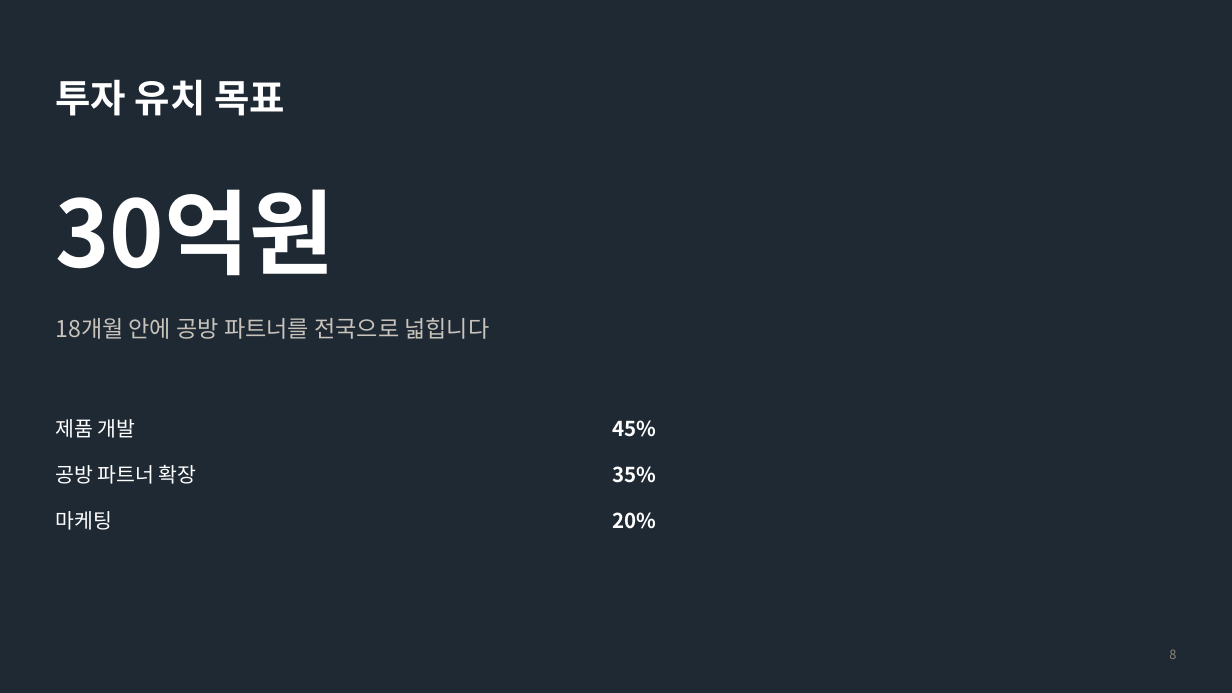
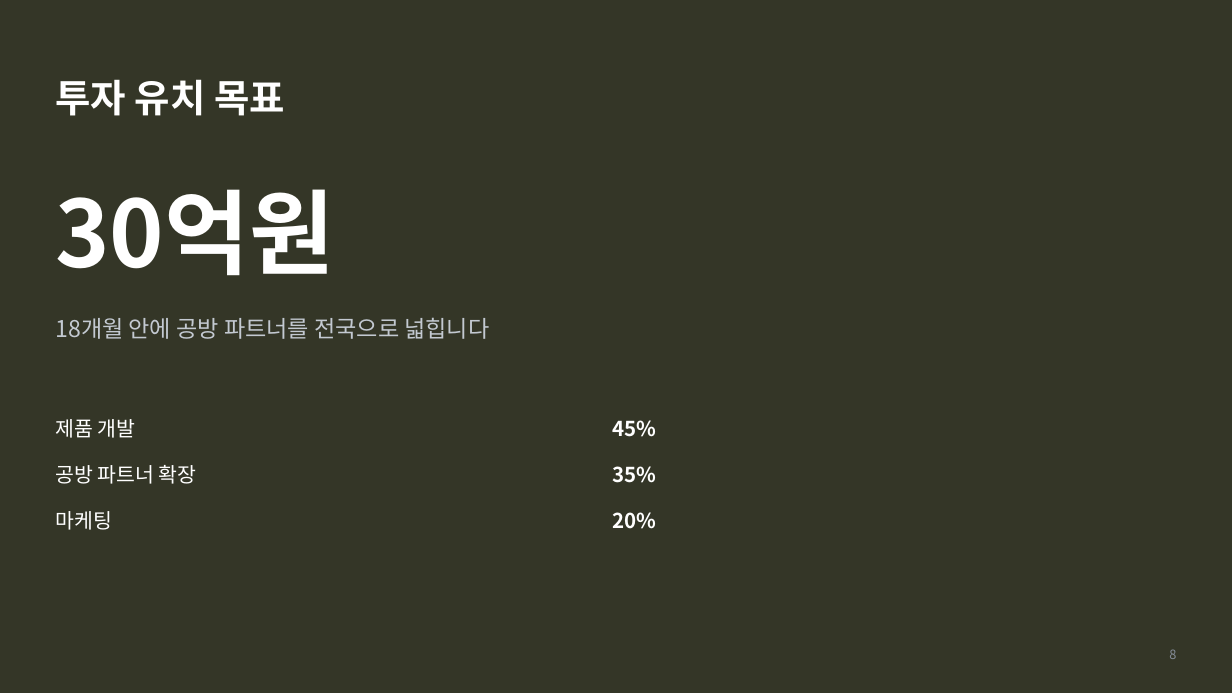
Before and after one commit to pck9880-sys/claude-design, a slide deck: slide 8 of output/ir-sample/deck.pptx. Drawn at 1232x693 pixels with LibreOffice and Linux fonts; fonts in the diff are those of the drawing. Boxes give left, top, right and bottom in pixels: in the first picture for what was removed or moved away, otherwise in the second. Text is boxed around its words. In the diff, an @@ line names an element or a change of style, - is before the commit and + after.

```diff
--- a/output/ir-sample/deck.pptx
+++ b/output/ir-sample/deck.pptx
@@ rectangle at [0,0,1232,693]: fill #1F2933 to #343627 @@
@@ text "18개월 안에 공방 파트너를 전국으로 ..." at [55,317,489,339]: text colour #C8C3BB to #C3C9D1 @@
@@ text "8" at [1169,649,1176,659]: text colour #8A847B to #848C97 @@
```
Also in this commit, not shown: 8 other slides changed, 16 other files.
